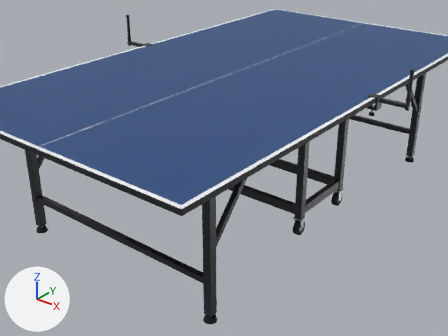
Before and after pictures for a commit that changed the Blender file tools/blender/rally_assets.blend.
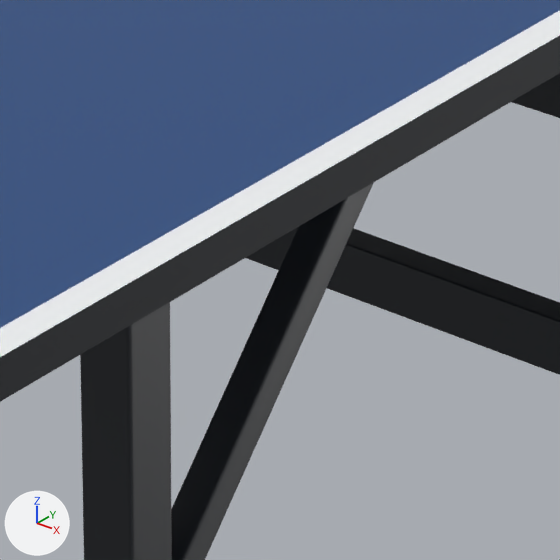
Old and new are each drawn whole from a 50 mm camera at (1.938, -2.625, 1.735) aimed at (-0.15, -0.015, 0.117) and again close up on the part from 42% to 62% of the width and 44% to 70% of the height. Arrows for +X, +Y and +Z are at lower left; the lights stay in place. The last two pictures show the newer version.

The scene before the commit, as lines of its bpy script (objects in view):
```python
me_table_frame = bpy.data.meshes.new('table_frame')
me_table_frame.from_pydata(...)  # 2712 vertices, 2270 faces; spans x -0.7..0.7, y -1.31..1.31, z 0.0..0.73
me_table_frame.polygons.foreach_set('use_smooth', [True] * 2270)
# faces by material slot: [1566, 464, 240]
me_table_frame.materials.append(mat_metal)  # black #1d2229
me_table_frame.materials.append(mat_steel)  # light grey #b9bec4
me_table_frame.materials.append(mat_rubber)  # black #0d0f12
me_table_top = bpy.data.meshes.new('table_top')
me_table_top.from_pydata(...)  # 48 vertices, 46 faces; spans x -0.76..0.76, y -1.37..1.37, z 0.74..0.76
# faces by material slot: [2, 13, 31]
me_table_top.materials.append(mat_table_surface)  # blue #17467f
me_table_top.materials.append(mat_table_lines)  # white #f4f6f8
me_table_top.materials.append(mat_table_edge)  # black #10161f
ob_table_frame = bpy.data.objects.new('table_frame', me_table_frame)
ob_table_frame.location = (0.0, 0.0, 0.0)
_m = ob_table_frame.modifiers.new('WeightedNormal', 'WEIGHTED_NORMAL')
_m.weight = 100
_m.keep_sharp = True
ob_table_top = bpy.data.objects.new('table_top', me_table_top)
ob_table_top.location = (0.0, 0.0, 0.0)
```
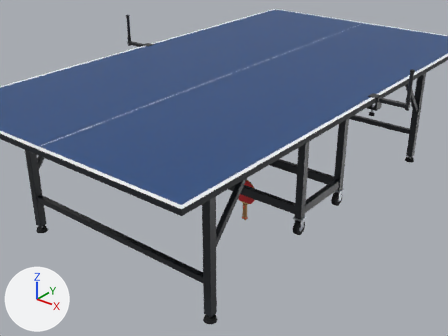
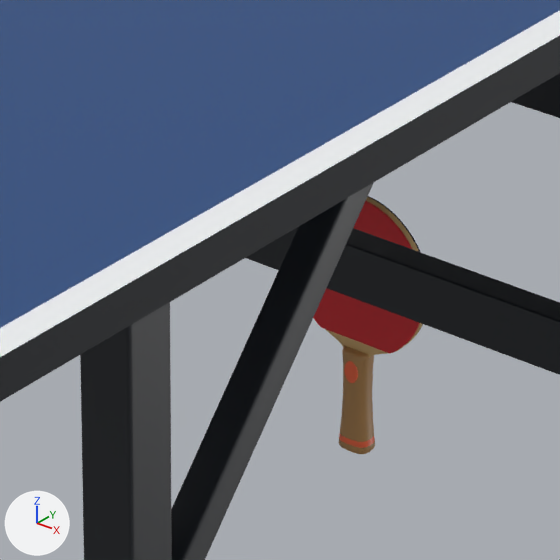
Boxes [x1, y1, x2, y2] around the edits, measured in the close-ups (560 x 560 px):
'blade', added: after [313, 196, 423, 358]
    faces in mat_rubber_forehand (red #d8262f): [313, 201, 420, 353]
    faces in mat_wood (beige #d7b27a): [325, 197, 423, 358]
'handle', added (orange): after [339, 345, 375, 454]
    faces in mat_handle (orange #b88a52): [339, 345, 375, 454]
    faces in mat_accent (orange #ff6a3d): [339, 361, 375, 448]

What changed in the scene script:
```text
Add mat_handle:
    mat_handle = principled_material('handle')
    mat_handle.base_color = (0.479, 0.254, 0.0844)  # orange #b88a52
    mat_handle.roughness = 0.45
    mat_handle.coat_weight = 0.3
Add mat_accent:
    mat_accent = principled_material('accent')
    mat_accent.base_color = (1.0, 0.144, 0.0467)  # orange #ff6a3d
    mat_accent.roughness = 0.4
    mat_accent.coat_weight = 0.3
Add mat_wood:
    mat_wood = principled_material('wood')
    mat_wood.base_color = (0.68, 0.445, 0.195)  # beige #d7b27a
    mat_wood.roughness = 0.6
Add mat_rubber_forehand:
    mat_rubber_forehand = principled_material('rubber_forehand')
    mat_rubber_forehand.base_color = (0.687, 0.0194, 0.0284)  # red #d8262f
Add mat_rubber_backhand:
    mat_rubber_backhand = principled_material('rubber_backhand')
    mat_rubber_backhand.base_color = (0.0075, 0.00857, 0.0116)  # black #15171c
    mat_rubber_backhand.roughness = 0.55
Add me_handle:
    me_handle.from_pydata(...)  # 744 vertices, 770 faces; spans x -0.0169..0.0169, y -0.0128..0.0128, z -0.1835..-0.079
    me_handle.polygons.foreach_set('use_smooth', [True] * 770)
    # faces by material slot: [670, 100]
    me_handle.materials.append(mat_handle)  # orange #b88a52
    me_handle.materials.append(mat_accent)  # orange #ff6a3d
Add me_blade:
    me_blade.from_pydata(...)  # 570 vertices, 843 faces; spans x -0.076..0.076, y -0.005..0.005, z -0.17..0.08
    me_blade.polygons.foreach_set('use_smooth', [True] * 843)
    # faces by material slot: [317, 263, 263]
    me_blade.materials.append(mat_wood)  # beige #d7b27a
    me_blade.materials.append(mat_rubber_forehand)  # red #d8262f
    me_blade.materials.append(mat_rubber_backhand)  # black #15171c
Add ob_handle:
    ob_handle = bpy.data.objects.new('handle', me_handle)
    ob_handle.location = (0.0, 0.0, 0.0)
Add ob_blade:
    ob_blade = bpy.data.objects.new('blade', me_blade)
    ob_blade.location = (0.0, 0.0, 0.0)
```
